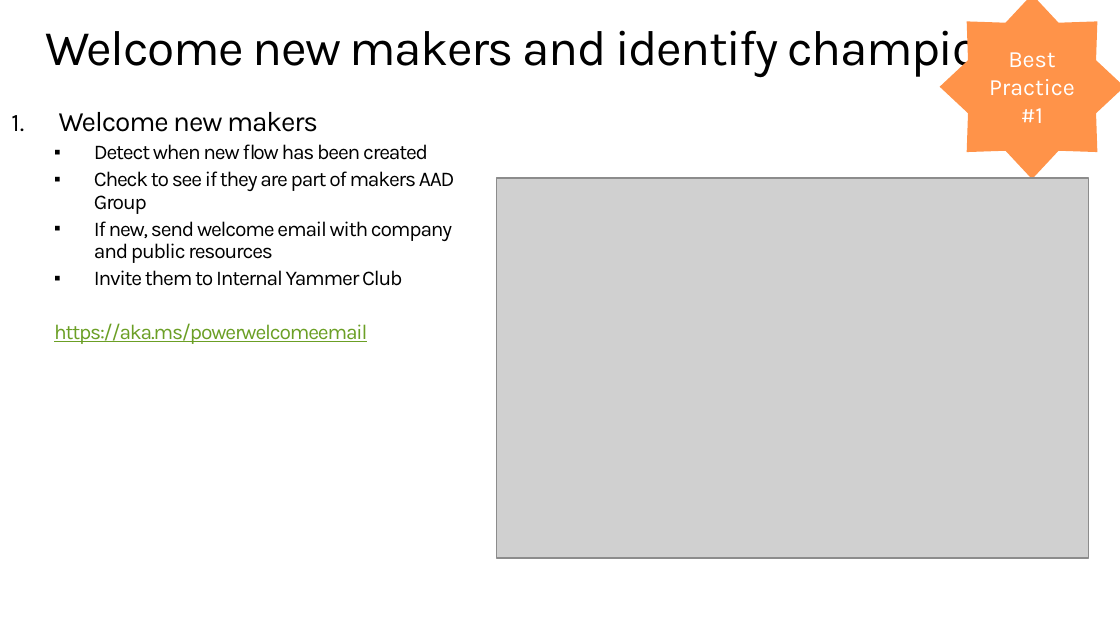
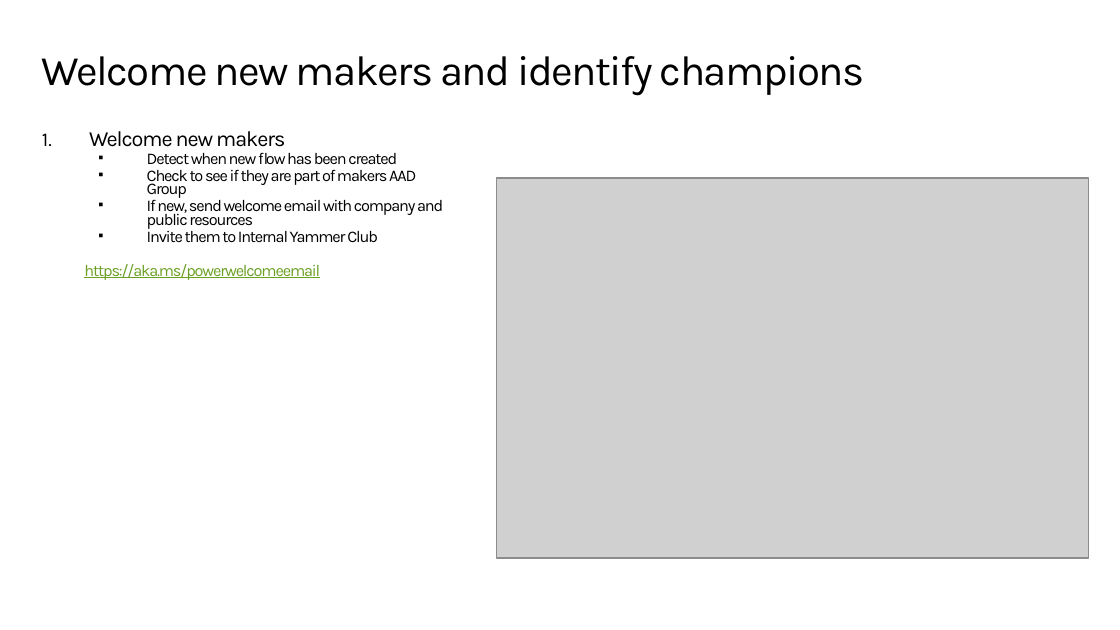
Before and after one commit to microsoft/powerapps-tools, a slide deck: slide 20 of Administration/AdminInADay/PPTs/03 Automation.pptx (slide 18 before the commit). Drawn at 1120x630 pixels with LibreOffice and Linux fonts; fonts in the diff are those of the drawing; grey boxes stand for pictures. Boxes give left, top, right and bottom in pixels: in the first picture for what was removed or moved away, otherwise in the second. Text is boxed around its words. In the diff, an @@ line names an element or a change of style, - is before the commit and + after.

```diff
--- a/Administration/AdminInADay/PPTs/03 Automation.pptx
+++ b/Administration/AdminInADay/PPTs/03 Automation.pptx
@@ star removed at bbox=[940, 0, 1120, 179] @@
-Best
-Practice
-#1
@@ title "Welcome new makers and identify ...": place and size @@
-title "Welcome new makers and identify ..." at bbox=[45, 20, 1032, 77]
+title "Welcome new makers and identify ..." at bbox=[42, 56, 865, 96]
@@ title "Welcome new makers and identify ..." at bbox=[42, 56, 865, 96]: size 32 to 27 pt; line spacing 0.9 to 23.5pt @@
@@ text "Welcome new makers": place and size @@
-text "Welcome new makers" at bbox=[54, 112, 455, 344]
+text "Welcome new makers" at bbox=[84, 131, 443, 280]
@@ text "Welcome new makers" at bbox=[84, 131, 443, 280]: size 18 to 13.9 pt in "Welcome new makers"; size 13.5 to 10.5 pt; line spacing 0.9 to 0.7; indent changed @@
```
Also in this commit, not shown: 3 other slides changed, 2 slides added.
